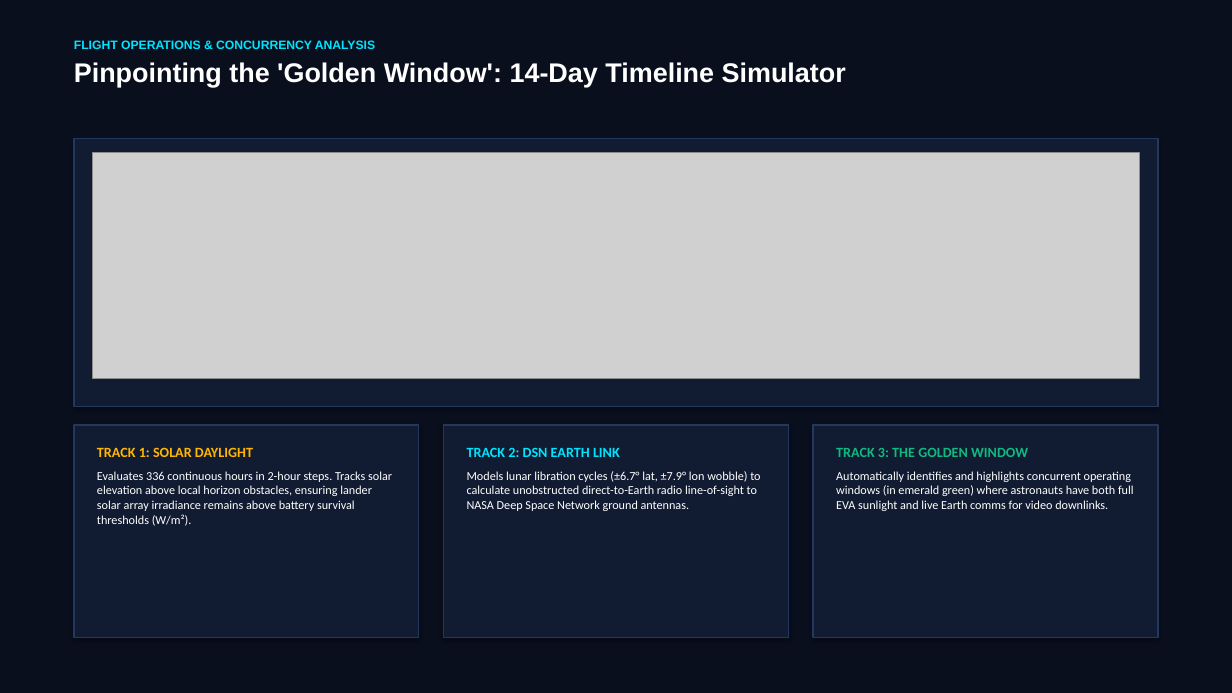
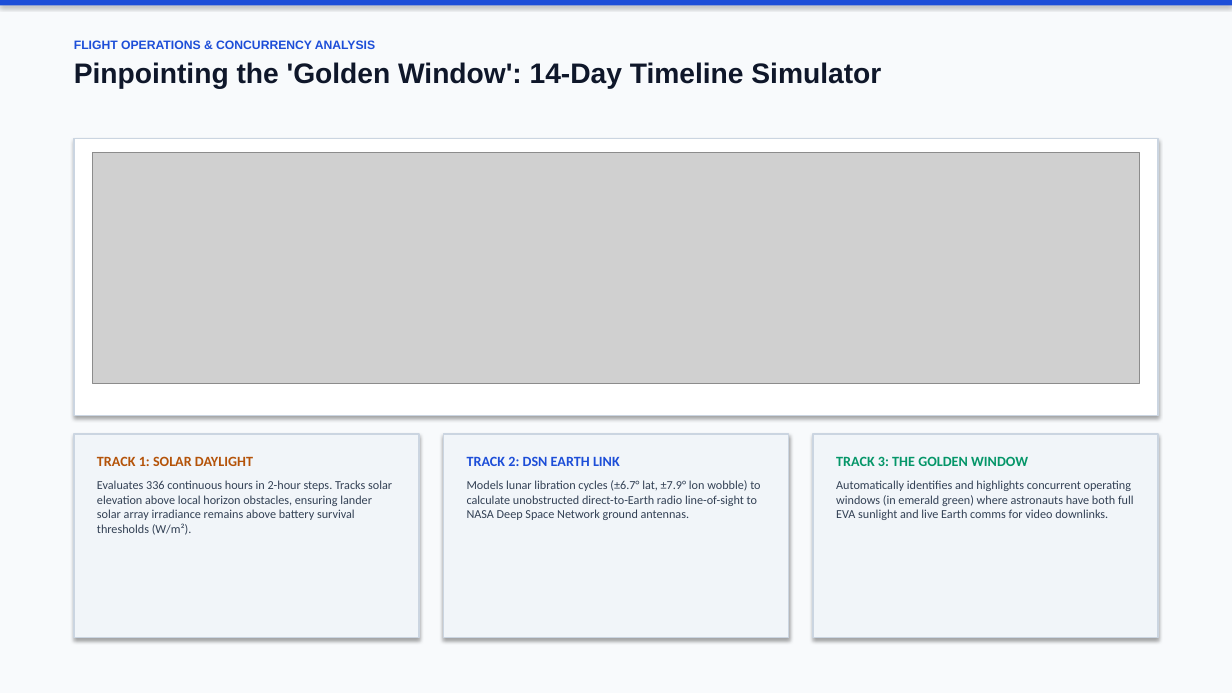
Before and after one commit to Jeffreyryan2005/SeleneSight, a slide deck: slide 4 of SeleneSight_NASA_Space_Apps_Submission.pptx. Drawn at 1232x693 pixels with LibreOffice and Linux fonts; fonts in the diff are those of the drawing; grey boxes stand for pictures. Boxes give left, top, right and bottom in pixels: in the first picture for what was removed or moved away, otherwise in the second. Text is boxed around its words. In the diff, an @@ line names an element or a change of style, - is before the commit and + after.

```diff
--- a/SeleneSight_NASA_Space_Apps_Submission.pptx
+++ b/SeleneSight_NASA_Space_Apps_Submission.pptx
@@ rectangle at [0,0,1232,693]: fill #0A0F1E to #F8FAFC @@
@@ rectangle added at [0,0,1232,6], fill #1D4ED8 @@
@@ text "FLIGHT OPERATIONS & CONCURRENCY ANALYSIS" at [74,40,881,89]: text colour #00E5FF to #1D4ED8 in "FLIGHT OPERATIONS & CONCURRENCY ANALYSIS"; size 21 to 22 pt, text colour #FFFFFF to #0F172A in "Pinpointing the 'Golden Window': 14-Day Timeline Simulator" @@
@@ rectangle: place and size @@
-rectangle at [74,139,1158,407]
+rectangle at [74,139,1158,416]
@@ rectangle at [74,139,1158,416]: fill #111B31 to #FFFFFF; outline #23375F 1 pt to #CBD5E1 1.2 pt @@
@@ picture: place and size @@
-picture at [92,152,1140,379]
+picture at [92,152,1140,384]
@@ rectangle: place and size @@
-rectangle at [74,425,419,638]
+rectangle at [74,434,419,638]
@@ rectangle: place and size @@
-rectangle at [444,425,788,638]
+rectangle at [444,434,788,638]
@@ fill #111B31 to #F1F5F9; outline #23375F 1 pt to #CBD5E1 1.2 pt in 3 elements at [74,434,419,638], [444,434,788,638], [813,434,1158,638] @@
@@ rectangle: place and size @@
-rectangle at [813,425,1158,638]
+rectangle at [813,434,1158,638]
@@ text "TRACK 1: SOLAR DAYLIGHT": place and size @@
-text "TRACK 1: SOLAR DAYLIGHT" at [97,447,392,526]
+text "TRACK 1: SOLAR DAYLIGHT" at [97,456,392,535]
@@ text "TRACK 1: SOLAR DAYLIGHT" at [97,456,392,535]: text colour #FFB703 to #B45309 in "TRACK 1: SOLAR DAYLIGHT"; text colour #FFFFFF to #334155 in "Evaluates 336 continuous hours in 2-hour steps. ..." @@
@@ text "TRACK 2: DSN EARTH LINK": place and size @@
-text "TRACK 2: DSN EARTH LINK" at [467,447,760,511]
+text "TRACK 2: DSN EARTH LINK" at [467,456,760,520]
@@ text "TRACK 2: DSN EARTH LINK" at [467,456,760,520]: text colour #00E5FF to #1D4ED8 in "TRACK 2: DSN EARTH LINK"; text colour #FFFFFF to #334155 in "Models lunar libration cycles (±6.7° lat, ±7.9° ..." @@
@@ text "TRACK 3: THE GOLDEN WINDOW": place and size @@
-text "TRACK 3: THE GOLDEN WINDOW" at [836,448,1134,511]
+text "TRACK 3: THE GOLDEN WINDOW" at [836,456,1134,520]
@@ text "TRACK 3: THE GOLDEN WINDOW" at [836,456,1134,520]: text colour #10B981 to #059669 in "TRACK 3: THE GOLDEN WINDOW"; text colour #FFFFFF to #334155 in "Automatically identifies and highlights concurrent operating ..." @@
```
Also in this commit, not shown: 6 other slides changed, 2 other files.
